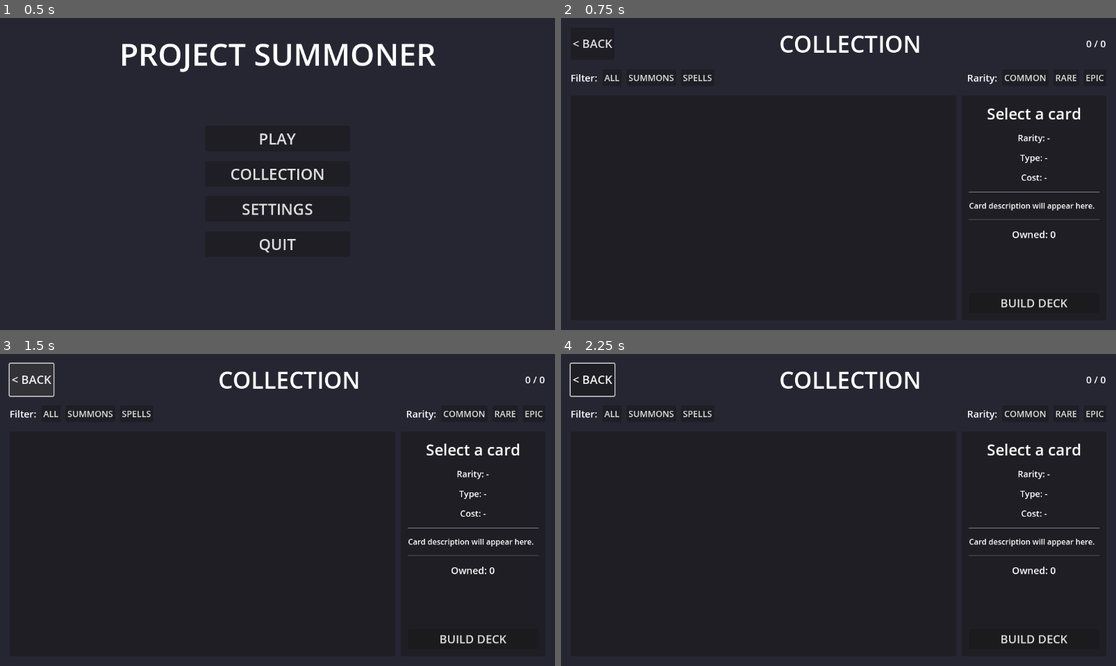
Above: before the commit, frames 1-4 (two rows, left to right).
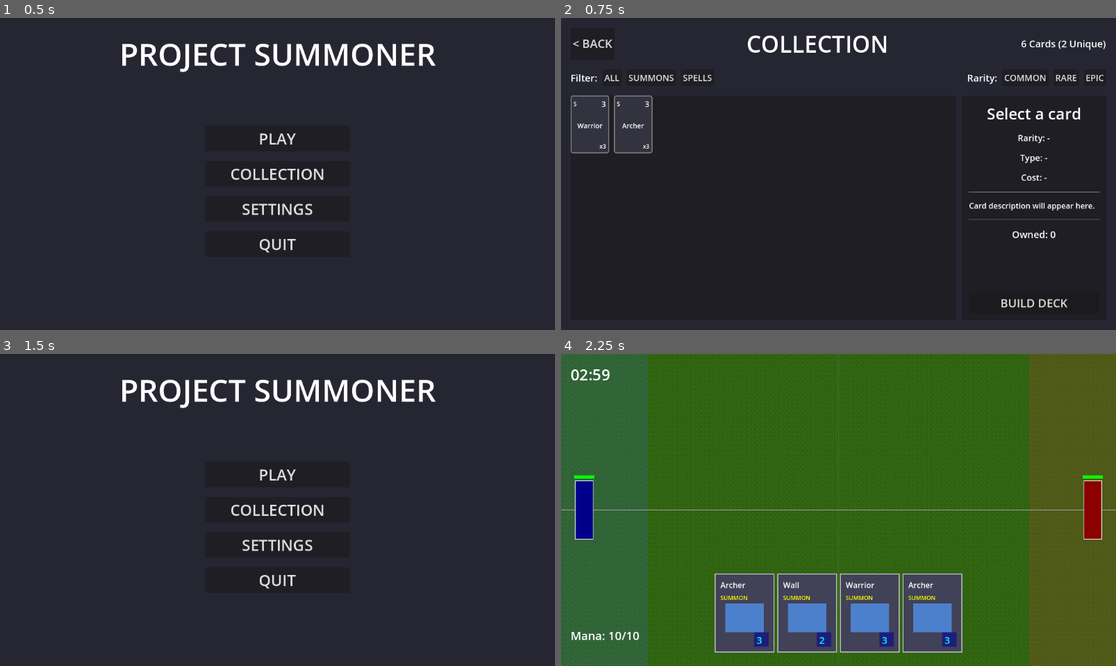
Above: after the commit, the same moments.

Repository: amari-charles/project-summoner
Game: Godot game, scene res://scenes/ui/main_menu.tscn
Two runs of this game, one before a commit and one after it. Both use one fixed random seed, a clock stepped at 60 frames per second and the inputs below.
Inputs (mouse positions are in pixels of both pictures, inside the frame that each line leads up to):
- Up to frame 1 (0.5 s): no input
- Up to frame 2 (0.75 s): click "COLLECTION" at 0.5 s
- Up to frame 3 (1.5 s): click "< BACK" at 1.25 s
- Up to frame 4 (2.25 s): click (838, 475) at 2 s, where only the run after the commit has a clickable "PLAY"

Frame 1 is identical in both runs. In frame 2, 3.7% of the frame differs, in the area x 1-99%, y 5-44%; in frame 3, 4.7%; in frame 4, 100%, in the area x 0-100%, y 0-100%.
Error before the commit: Parse Error: Unrecognized annotation: "@ontml". (res://scripts/ui/collection_screen.gd:29)

Commit message:
fix: Correct typo in collection_screen.gd (@ontml -> @onready)

Diff:
--- a/scripts/ui/collection_screen.gd
+++ b/scripts/ui/collection_screen.gd
@@ -26,7 +26,7 @@
 @onready var card_name_label: Label = %CardNameLabel
 @onready var rarity_label: Label = %RarityLabel
 @onready var type_label: Label = %TypeLabel
-@ontml:parameter name="cost_label: Label = %CostLabel
+@onready var cost_label: Label = %CostLabel
 @onready var description_label: Label = %DescriptionLabel
 @onready var owned_label: Label = %OwnedLabel
 
